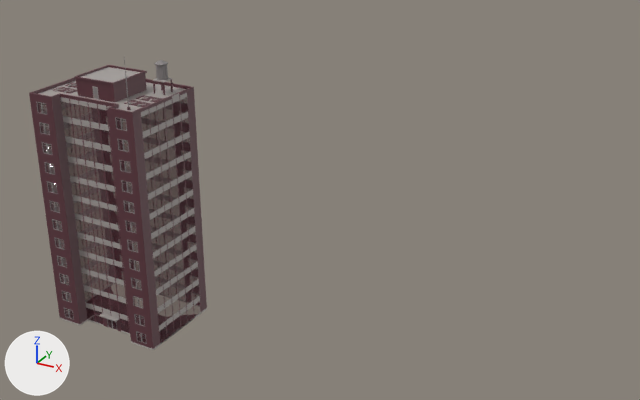
The FBX model Assets/polyperfect/Low Poly Ultimate Pack/M/- Meshes_M/Buildings_M/building-office-big.fbx as it was, and as the next commit left it.
Before and after are seen from a 50 mm camera at (100.5, -110.0, 86.9) aimed at (33.2, 12.5, 25.6). Every picture has the same lights, and +X, +Y and +Z are marked at lower left. Where no turn or scale is listed for an object, it has been applied to the vertices.

The first picture shows 'building-office-big'.
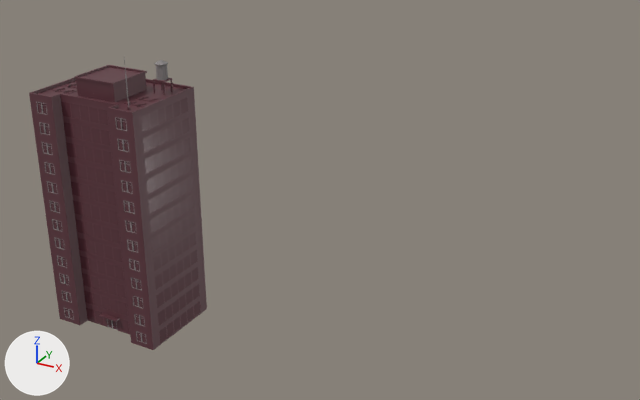
Boxes (x1, y1, x2, y2) around the edits, measured in the pictures (640 x 400 px):
'building-office-big', surface changed, recoloured
    both: (36, 65, 207, 350)
part 1 of me_building_office_big, cut back
    both: (109, 308, 207, 350)
part 2 of me_building_office_big, recoloured
    both: (93, 87, 98, 99)

What the commit changed:
In material '64 GLASS' (mat_64_glass), alpha goes from 0.499 to 1.0.
In material '64 GLASS' (mat_64_glass), roughness goes from 0.0 to 0.168.
Material '21 GREY LIGHT' (mat_21_grey_light) changes colour from grey #a7a19e to brown #5e363e; in linear values from (0.386, 0.356, 0.342) to (0.112, 0.0369, 0.0482).
me_building_office_big is used by ob_building_office_big; location (0.0, 0.0, 0.0).
me_building_office_big had 3529 vertices, 3774 faces and spanned x -11.0..78.7, y -8.0..34.0, z 0.0..52.1.
me_building_office_big now has 3457 vertices, 3721 faces and spans x -11.0..78.7, y -8.0..34.0, z 0.0..52.1.
Part 1, on me_building_office_big:
79 vertices are removed from x -11.0..11.0, y -6.0..8.1, z 0.0..2.8.
102 faces are deleted.
7 vertices are added at x -6.5..6.5, y 0.0..4.1, z 0.0.
26 new faces join them, mat_21_grey_light (brown #5e363e).
18 new faces join them, mat_17_grey_darkest (brown #5e363e).
5 new faces join them, mat_20_grey (grey #878282).
me_building_office_big part 2: 1 face spanning x -0.4..0.4, y -4.0, z 43.3..45.2 switches from mat_20_grey (grey #878282) to mat_17_grey_darkest (brown #5e363e).
